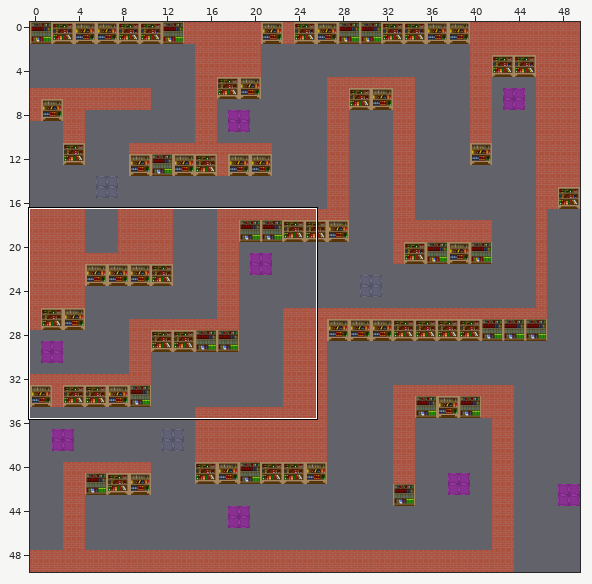
One commit to this Tiled map: data/maps/LibraryLevel/Library.tmx. The picture above shows the old version from afar; the outline marks the close-up.
Close-up. Before:
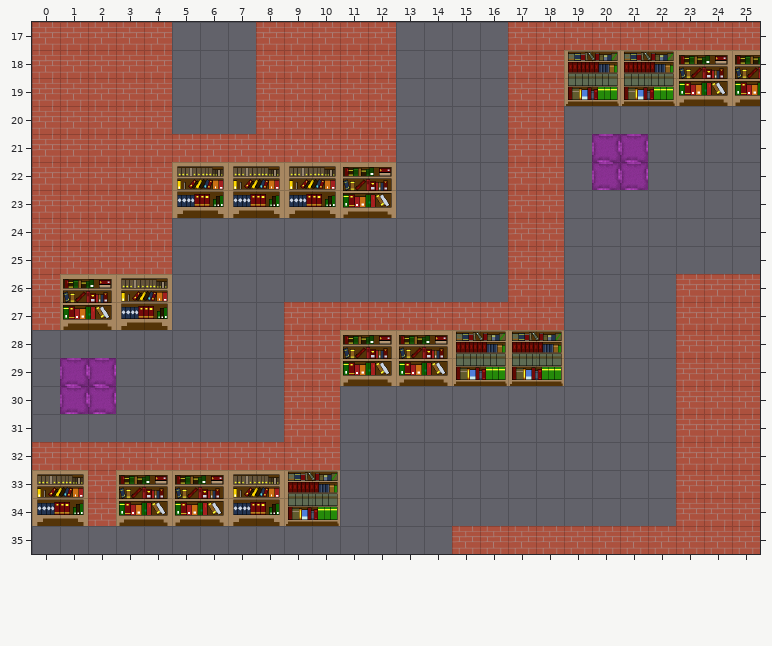
Cells are 64x64 px. Shown: x 0..25, y 17..35. The commit also changed other parts of the map, which this record leaves out.
Once edited:
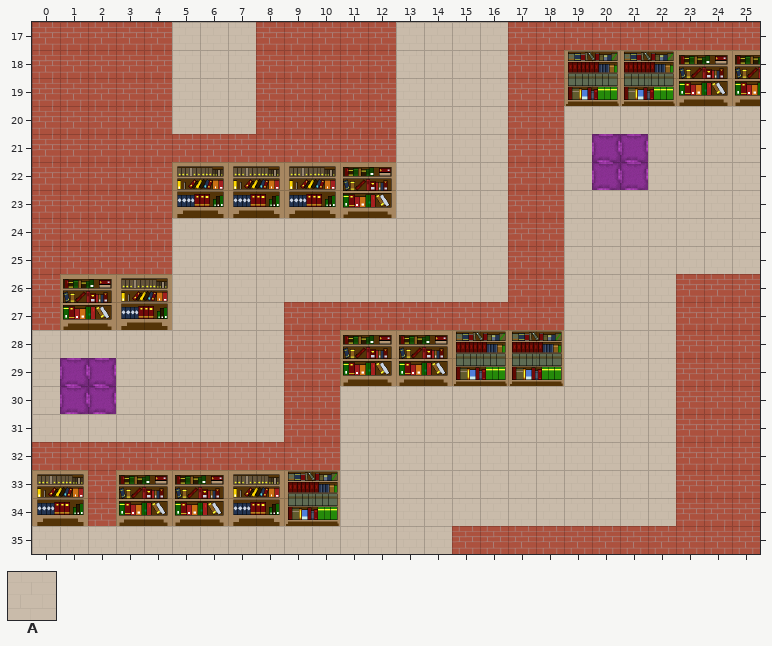
Key: from "tileset_library": A 12.
_ is an empty cell.
Tiles of an added or newly shown layer are drawn over the layers below it.
What changed:
Layer "GroundLayer" (now shown):
The author put tile A in rows 17 to 19 at x 5 to 7 and 13 to 16; in row 20 at x 5 to 7, 13 to 16 and 19 to 25; in rows 21 to 22 at x 13 to 16, 19 and 22 to 25; in row 23 at x 13 to 16 and 19 to 25; in rows 24 to 25 at x 5 to 16 and 19 to 25; in row 26 at x 5 to 16 and 19 to 22.
The author put tile A in row 27 at x 5 to 8 and 19 to 22; in row 28 at x 0 to 8 and 19 to 22; in row 29 at x 0, 3 to 8 and 19 to 22; in row 30 at x 0, 3 to 8 and 11 to 22; in row 31 at x 0 to 8 and 11 to 22; in rows 32 to 34 at x 11 to 22.
The author put tile A in row 35 at x 0 to 14.
